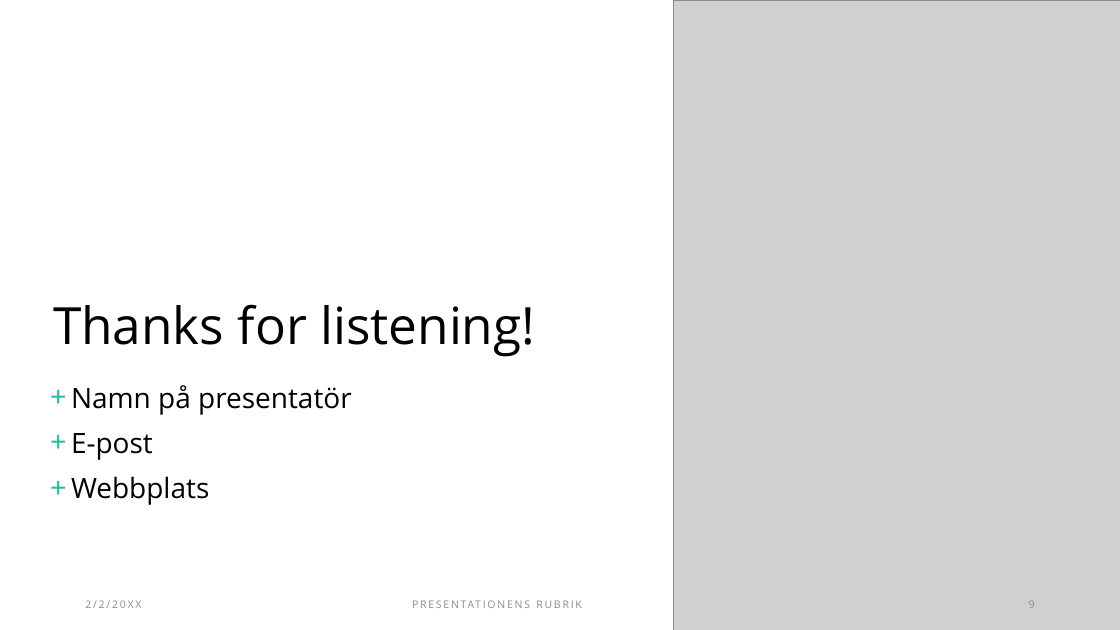
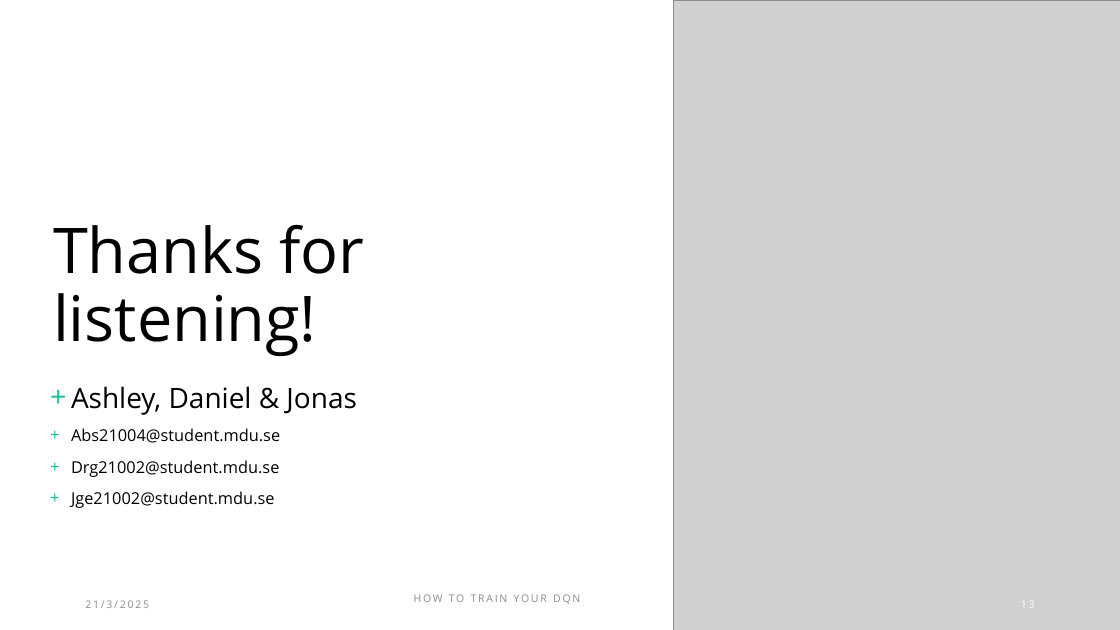
Before and after one commit to Ashley-Bjors/DVA439-Intelligenta-system, a slide deck: slide 13 of Redovisning.pptx (slide 9 before the commit). Drawn at 1120x630 pixels with LibreOffice and Linux fonts; fonts in the diff are those of the drawing; grey boxes stand for pictures. Boxes give left, top, right and bottom in pixels: in the first picture for what was removed or moved away, otherwise in the second. Text is boxed around its words. In the diff, an @@ line names an element or a change of style, - is before the commit and + after.

```diff
--- a/Redovisning.pptx
+++ b/Redovisning.pptx
@@ title "Thanks for listening!" at [53,224,364,356]: size 44 to 54 pt @@
@@ text at [71,386,357,508]: text changed; size 24 to 14 pt @@
-+ Namn på presentatör
-+ E-post
-+ Webbplats
++ Ashley, Daniel & Jonas
++ Abs21004@student.mdu.se
++ Drg21002@student.mdu.se
++ Jge21002@student.mdu.se
@@ text at [414,594,580,604]: text changed @@
-PRESENTATIONENS RUBRIK
+HOW TO TRAIN YOUR DQN
@@ page number at [1021,598,1035,612]: text changed; text colour #8C8C8C to #FFFFFF @@
-9
+13
@@ text at [85,600,149,608]: text changed @@
-2/2/20XX
+21/3/2025
```
Also in this commit, not shown: 5 other slides changed, 7 slides added, 3 slides removed.
